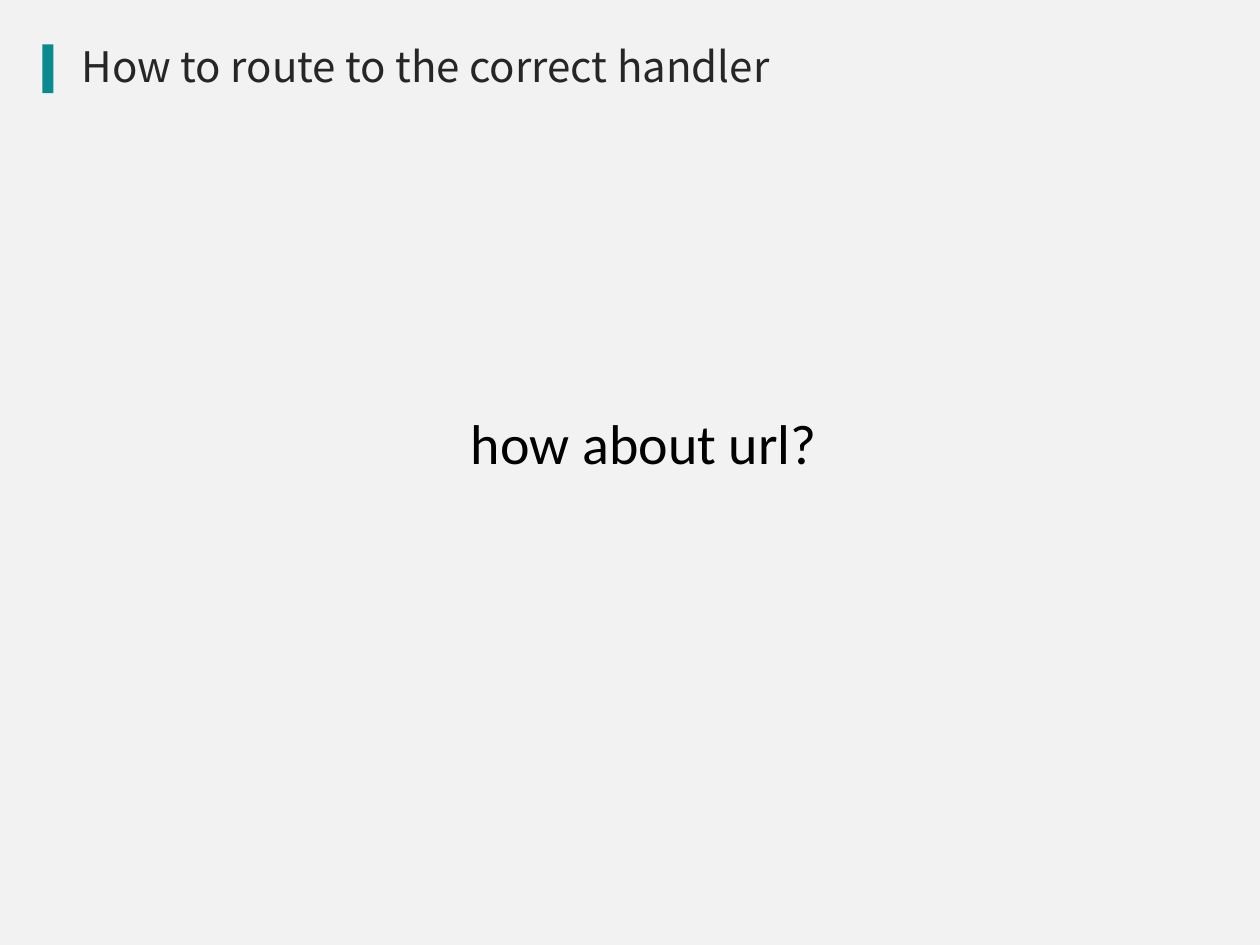
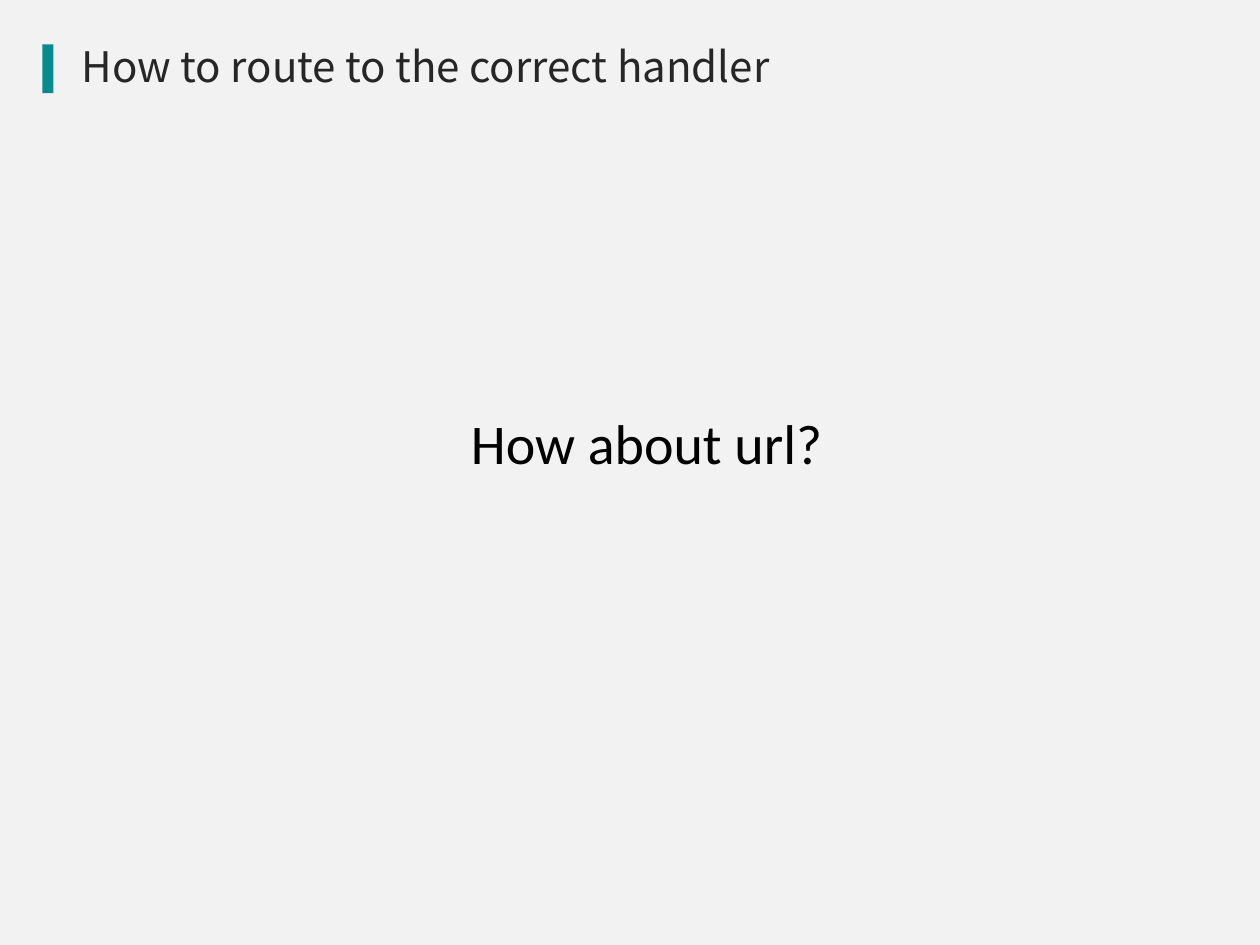
Before and after one commit to qicosmos/cppnow2017-ppt, a slide deck: slide 29 of An easy to use RPC framework implemented by c++11 and c++14.pptx. Drawn at 1260x945 pixels with LibreOffice and Linux fonts; fonts in the diff are those of the drawing; background and template pictures are left out. Boxes give left, top, right and bottom in pixels: in the first picture for what was removed or moved away, otherwise in the second. Text is boxed around its words. In the diff, an @@ line names an element or a change of style, - is before the commit and + after.

```diff
--- a/An easy to use RPC framework implemented by c++11 and c++14.pptx
+++ b/An easy to use RPC framework implemented by c++11 and c++14.pptx
@@ text at [471,425,822,465]: text changed @@
-how about url?
+How about url?
```
Also in this commit, not shown: 4 other slides changed.
